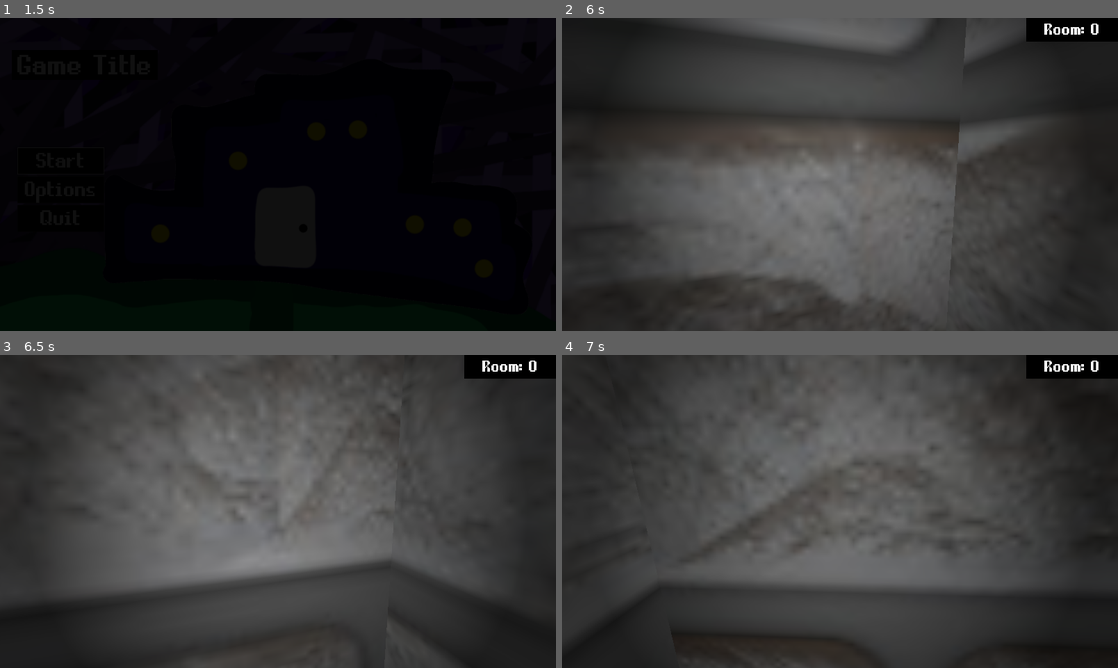
Above: before the commit, frames 1-4 (two rows, left to right).
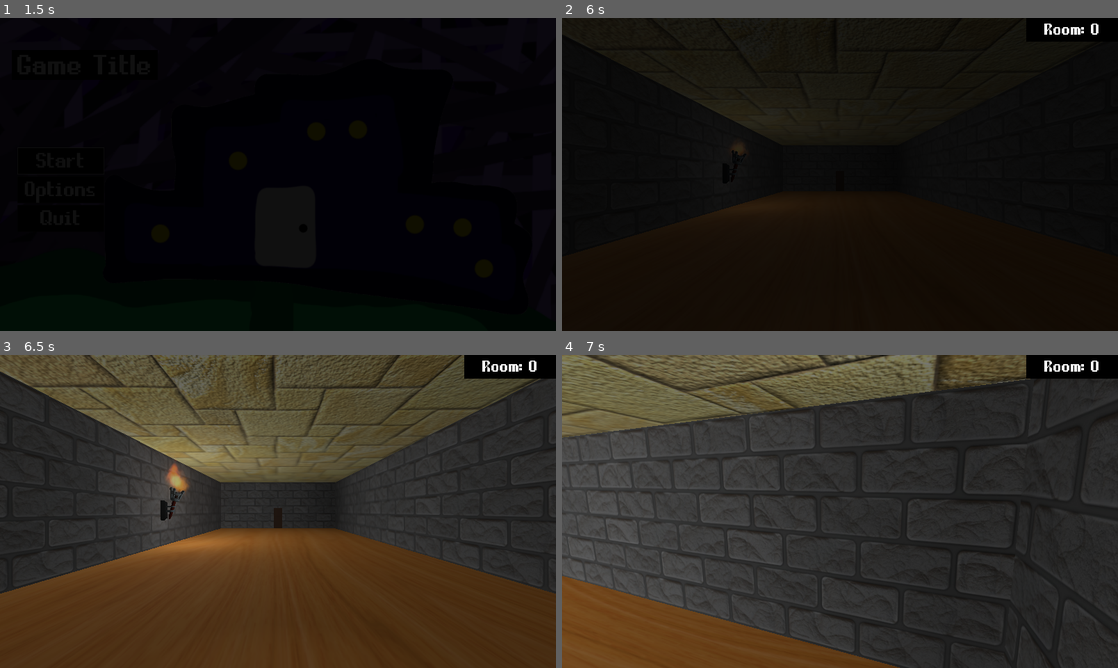
Above: after the commit, the same moments.

Repository: Yeti-Owner/1000-Rooms
Game: Godot game, scene res://scenes/StartMenu.tscn
Same seed, same stepped clock (60 frames per second), same inputs: the game is played once before the commit and once after it.
Inputs (mouse positions are in pixels of both pictures, inside the frame that each line leads up to):
- Up to frame 1 (1.5 s): click "Start" at 0.5 s; click "Start" at 1.25 s
- Up to frame 2 (6 s): move the mouse to (867, 174) at 2.02 s; hold W (up) 2.03-5.75 s; tap Space (jump) at 2.27, 3.02, 4.52, 5.27 s; move the mouse to (812, 174) at 2.77 s; move the mouse to (851, 168) at 3.52 s; move the mouse to (834, 180) at 4.27 s; move the mouse to (878, 177) at 5.02 s; tap Escape (pause) at 5.65 s; click "Resume" at 5.75 s
- Up to frame 3 (6.5 s): no input
- Up to frame 4 (7 s): move the mouse to (795, 508) at 6.52 s; hold W (up) from 6.53 s (still down); tap Space (jump) at 6.77 s

Frame 1 is identical in both runs. In frame 2, 87% of the frame differs, in the area x 0-100%, y 0-100%; in frame 3, 73%; in frame 4, 58%.

Commit message:
World Environment set up
Also all of "Video" tab in settings is working including bloom and brightness. Also resuming play reloads scene for some settings to take effect.

Diff:
--- a/scenes/Player.tscn
+++ b/scenes/Player.tscn
@@ -10,11 +10,6 @@
 [sub_resource type="CapsuleMesh" id=2]
 radius = 0.4
 mid_height = 1.8
-
-[sub_resource type="Environment" id=3]
-ambient_light_color = Color( 0.556863, 0.556863, 0.556863, 1 )
-ambient_light_energy = 0.5
-ambient_light_sky_contribution = 0.0
 
 [node name="Player" type="KinematicBody"]
 transform = Transform( 0.6, 0, 0, 0, 0.6, 0, 0, 0, 0.6, 0, 0, 0 )
@@ -34,7 +29,6 @@
 script = ExtResource( 1 )
 
 [node name="Camera" type="Camera" parent="CameraHolder"]
-environment = SubResource( 3 )
 
 [node name="SpotLight" type="SpotLight" parent="CameraHolder/Camera"]
 spot_range = 3.2878
--- a/scenes/UI/PauseMenu.gd
+++ b/scenes/UI/PauseMenu.gd
@@ -27,6 +27,7 @@
 
 func _on_ResumeBtn_pressed():
 	self.isPaused = false
+	get_tree().reload_current_scene()
 
 func _on_QuitBtn_pressed():
 	Settingsholder._save()
--- a/scenes/UI/SettingsMenu.gd
+++ b/scenes/UI/SettingsMenu.gd
@@ -1,7 +1,5 @@
 extends Popup
 
-# Below is Video tab
-# code not made: Bloom, Brightness
 
 # Cleaned up referencing
 onready var MaxFpsValue = $SettingsTabs/Video/MarginContainer/VideoSettings/HBoxContainer/MaxFpsValue
@@ -12,6 +10,8 @@
 onready var FovSlider = $SettingsTabs/Gameplay/MarginContainer/GameplaySettings/HBoxContainer/FovSlider
 onready var MouseSensitivityVal = $SettingsTabs/Gameplay/MarginContainer/GameplaySettings/HBoxContainer2/MouseSensitivityVal
 onready var MouseSensitivitySlider = $SettingsTabs/Gameplay/MarginContainer/GameplaySettings/HBoxContainer2/MouseSensitivitySlider
+onready var BloomCheckBtn = $SettingsTabs/Video/MarginContainer/VideoSettings/BloomCheckBtn
+onready var BrightnessSlider = $SettingsTabs/Video/MarginContainer/VideoSettings/BrightnessSlider
 
 func _ready():
 	# Set FPS to correct value
@@ -26,6 +26,9 @@
 	FovSlider.set_value(Settingsholder.PlayerFOV)
 	MouseSensitivityVal.set_text(str(Settingsholder.MouseSensitivity))
 	MouseSensitivitySlider.set_value(Settingsholder.MouseSensitivity)
+	BloomCheckBtn.set_pressed_no_signal(Settingsholder.BloomSet)
+	BrightnessSlider.set_value(Settingsholder.Brightness)
+
 
 # Windowed/Fullscreen option
 func _on_DisplayOptionBtn_item_selected(FullScreenIndex):
@@ -50,15 +53,6 @@
 func _on_ShowFpsCheckBtn_pressed():
 	Settingsholder.ShowFps = !Settingsholder.ShowFps
 
-# Below is Audio Tab
-# Nothing is added lmao
-
-# placeholder
-
-
-# Below is Gameplay Tab
-# Nothing is added here either lmao
-
 # Sensitivity
 func _on_MouseSensitivitySlider_value_changed(Sensitivity):
 	MouseSensitivityVal.set_text(str(Sensitivity))
@@ -69,6 +63,10 @@
 	Settingsholder.PlayerFOV = CurrentFov
 	FovVal.set_text(str(CurrentFov))
 
-
+# Enable/Disable Bloom
 func _on_BloomCheckBtn_pressed():
 	Settingsholder.BloomSet = !Settingsholder.BloomSet
+
+# Adjust Brightness
+func _on_BrightnessSlider_value_changed(CurrentBrightness):
+	Settingsholder.Brightness = CurrentBrightness
--- a/scenes/UI/SettingsMenu.tscn
+++ b/scenes/UI/SettingsMenu.tscn
@@ -57,7 +57,6 @@
 }
 
 [node name="Video" type="Tabs" parent="SettingsTabs"]
-visible = false
 anchor_right = 1.0
 anchor_bottom = 1.0
 margin_left = 1.0
@@ -193,9 +192,9 @@
 rect_min_size = Vector2( 400, 0 )
 size_flags_horizontal = 10
 size_flags_vertical = 1
-max_value = 2.0
-step = 0.1
-value = 1.0
+min_value = 5.0
+max_value = 15.0
+value = 5.0
 
 [node name="WarningLabel" type="Label" parent="SettingsTabs/Video"]
 anchor_top = 1.0
@@ -308,6 +307,7 @@
 }
 
 [node name="Gameplay" type="Tabs" parent="SettingsTabs"]
+visible = false
 anchor_right = 1.0
 anchor_bottom = 1.0
 margin_left = 1.0
@@ -415,5 +415,6 @@
 [connection signal="pressed" from="SettingsTabs/Video/MarginContainer/VideoSettings/ShowFpsCheckBtn" to="." method="_on_ShowFpsCheckBtn_pressed"]
 [connection signal="value_changed" from="SettingsTabs/Video/MarginContainer/VideoSettings/HBoxContainer/MaxFpsSlider" to="." method="_on_MaxFpsSlider_value_changed"]
 [connection signal="pressed" from="SettingsTabs/Video/MarginContainer/VideoSettings/BloomCheckBtn" to="." method="_on_BloomCheckBtn_pressed"]
+[connection signal="value_changed" from="SettingsTabs/Video/MarginContainer/VideoSettings/BrightnessSlider" to="." method="_on_BrightnessSlider_value_changed"]
 [connection signal="value_changed" from="SettingsTabs/Gameplay/MarginContainer/GameplaySettings/HBoxContainer/FovSlider" to="." method="_on_FovSlider_value_changed"]
 [connection signal="value_changed" from="SettingsTabs/Gameplay/MarginContainer/GameplaySettings/HBoxContainer2/MouseSensitivitySlider" to="." method="_on_MouseSensitivitySlider_value_changed"]
--- a/scenes/WorldEnvironment.tscn
+++ b/scenes/WorldEnvironment.tscn
@@ -6,9 +6,9 @@
 ambient_light_color = Color( 0.556863, 0.556863, 0.556863, 1 )
 ambient_light_energy = 0.5
 ambient_light_sky_contribution = 0.0
-glow_intensity = 2.95
-glow_strength = 1.31
-glow_bloom = 0.48
+glow_enabled = true
+glow_bloom = 0.15
+adjustment_enabled = true
 
 [node name="WorldEnvironment1" type="WorldEnvironment"]
 environment = SubResource( 1 )
--- a/scripts/WorldEnvironment1.gd
+++ b/scripts/WorldEnvironment1.gd
@@ -1,4 +1,11 @@
 extends WorldEnvironment
 
-#func _ready():
-#	set_glow_enabled(true)
+var UsableBrightness = float(Settingsholder.Brightness)/10
+
+func _ready():
+	if (Settingsholder.BloomSet):
+		environment.set_glow_bloom(0.2)
+	else:
+		environment.set_glow_bloom(0)
+
+	environment.set_adjustment_brightness(UsableBrightness)
--- a/scripts/settingsholder.gd
+++ b/scripts/settingsholder.gd
@@ -11,6 +11,7 @@
 var FrameRate = 60
 var BloomSet = 0
 var VsyncEnabled = 0
+var Brightness = 10
 
 var CurrentRoom = ''
 
@@ -29,9 +30,10 @@
 	FrameRate = file.get_8()
 	BloomSet = file.get_8()
 	VsyncEnabled = file.get_8()
+	Brightness = file.get_8()
 	file.close()
 
 func _save():
 	file.open(save_game, File.WRITE)
-	file.store_buffer([RoomNum, ShowFps, MouseSensitivity, PlayerFOV, FrameRate, BloomSet, VsyncEnabled])
+	file.store_buffer([RoomNum, ShowFps, MouseSensitivity, PlayerFOV, FrameRate, BloomSet, VsyncEnabled, Brightness])
 	file.close()
Not shown: 1 places in scenes/Player.tscn that only renumber resources
Not shown, changed: export/1000-Rooms.pck
Not shown, added: export/1000-Rooms.zip
Not shown, changed: export/export.7z
Not shown, changed: export/export/1000-Rooms.exe
Not shown, changed: export/export/1000-Rooms.pck
